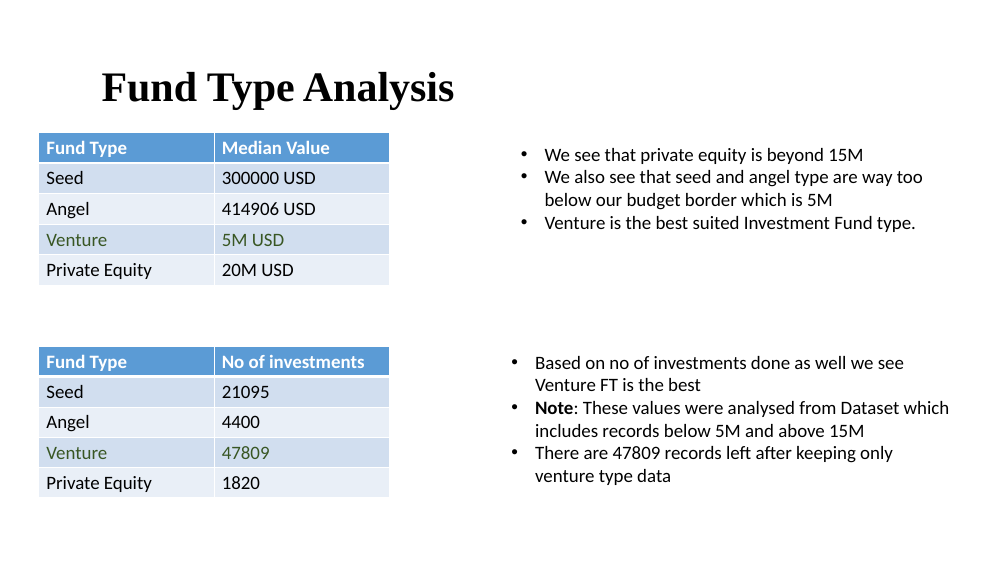
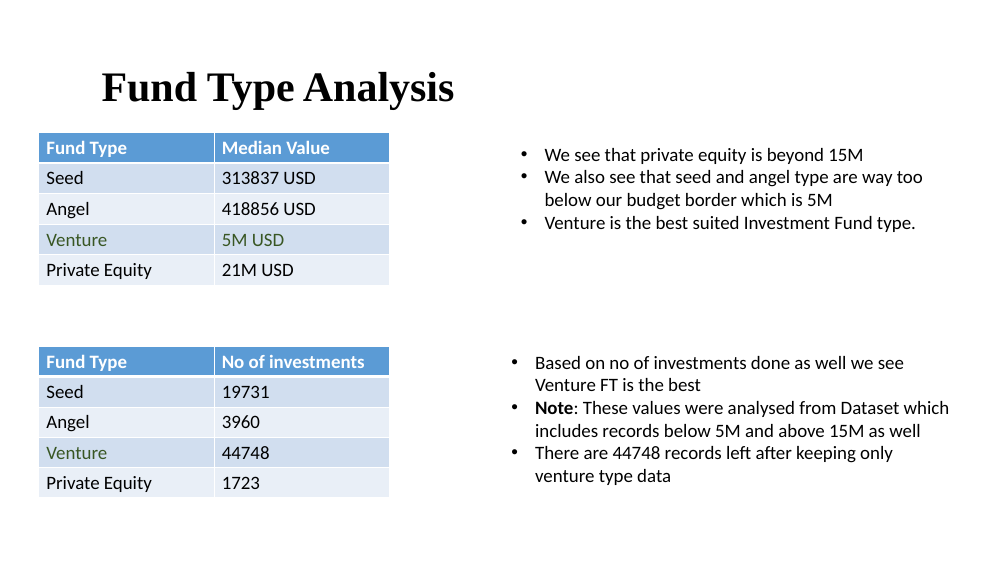
Before and after one commit to sameerg07/EDA_SparkFunds, a slide deck: slide 5 of Data/INVEST.pptx. Drawn at 1008x567 pixels with LibreOffice and Linux fonts; fonts in the diff are those of the drawing; background and template pictures are left out. Boxes give left, top, right and bottom in pixels: in the first picture for what was removed or moved away, otherwise in the second. Text is boxed around its words. In the diff, an @@ line names an element or a change of style, - is before the commit and + after.

```diff
--- a/Data/INVEST.pptx
+++ b/Data/INVEST.pptx
@@ table at (39,132,389,284) @@
-row 2, column 2: 300000 USD
+row 2, column 2: 313837 USD
-row 3, column 2: 414906 USD
+row 3, column 2: 418856 USD
-row 5, column 2: 20M USD
+row 5, column 2: 21M USD
@@ table at (39,346,389,498) @@
-row 2, column 2: 21095
+row 2, column 2: 19731
-row 3, column 2: 4400
+row 3, column 2: 3960
-row 4, column 2: 47809
+row 4, column 2: 44748
-row 5, column 2: 1820
+row 5, column 2: 1723
@@ text at (535,401,950,485): text changed @@
-• Note: These values were analysed from Dataset which includes records below 5M and above 15M
-• There are 47809 records left after keeping only venture type data
+• Note: These values were analysed from Dataset which includes records below 5M and above 15M as well
+• There are 44748 records left after keeping only venture type data
```
Also in this commit, not shown: 8 other slides changed, 8 other files.
